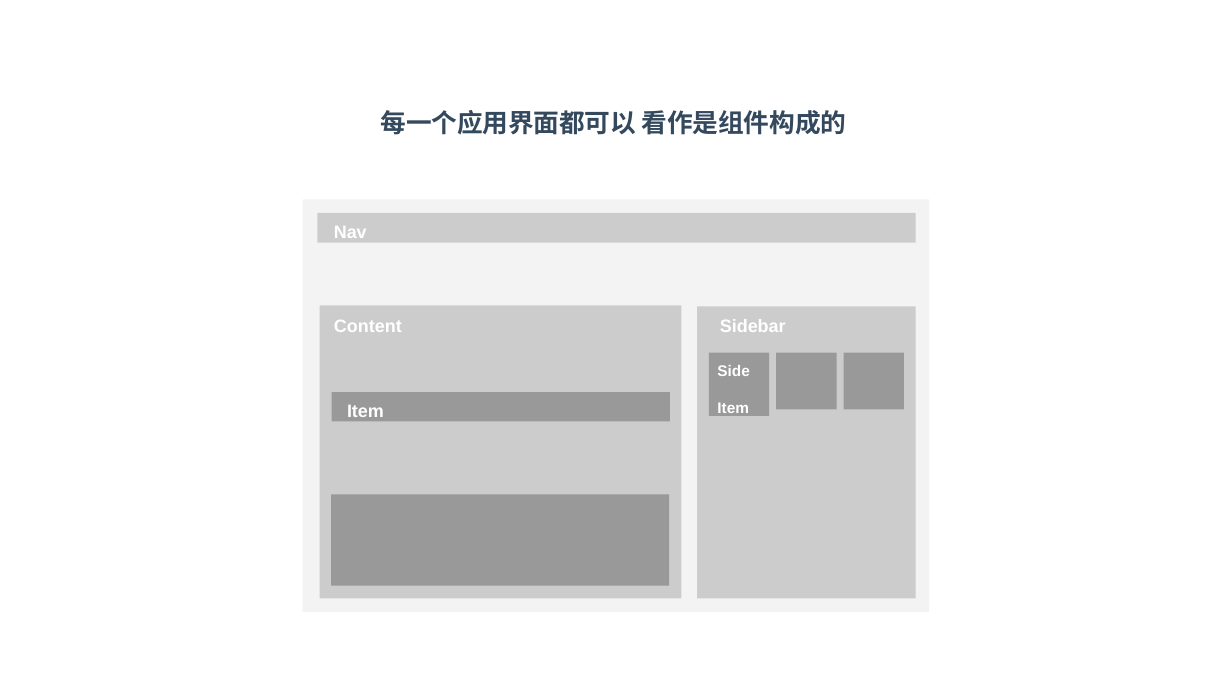
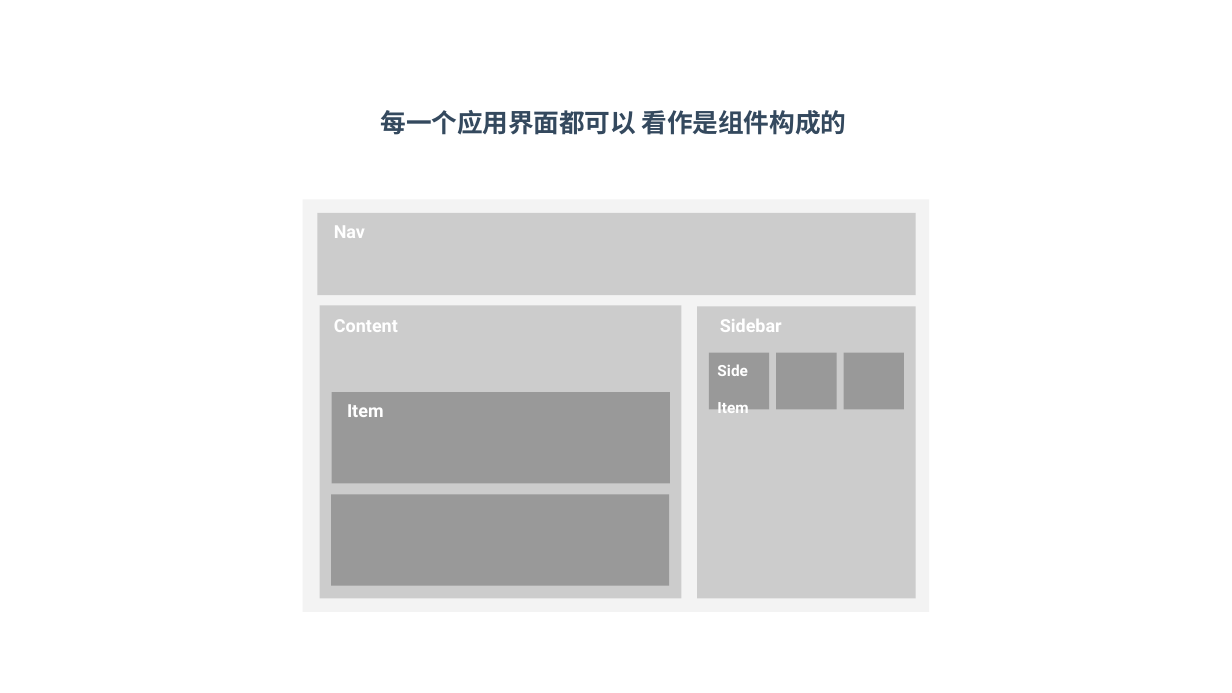
Before and after one commit to RamirezET/vue-sharing, a slide deck: slide 16 of Vue 2.pptx. Drawn at 1232x693 pixels with LibreOffice and Linux fonts; fonts in the diff are those of the drawing. Boxes give left, top, right and bottom in pixels: in the first picture for what was removed or moved away, otherwise in the second. Text is boxed around its words. In the diff, an @@ line names an element or a change of style, - is before the commit and + after.

```diff
--- a/Vue 2.pptx
+++ b/Vue 2.pptx
@@ rectangle "Nav" resized from (x1=317, y1=213, x2=916, y2=242) to (x1=317, y1=213, x2=916, y2=295) @@
@@ rectangle "Side Item" resized from (x1=709, y1=353, x2=769, y2=416) to (x1=709, y1=353, x2=769, y2=409) @@
@@ font Arial to Roboto in 4 elements at (x1=334, y1=319, x2=782, y2=332), (x1=709, y1=353, x2=769, y2=409), (x1=317, y1=213, x2=916, y2=295), (x1=332, y1=392, x2=670, y2=483) @@
@@ rectangle "Item" resized from (x1=332, y1=392, x2=670, y2=421) to (x1=332, y1=392, x2=670, y2=483) @@
```
Also in this commit, not shown: 7 other slides changed, 7 other files.
